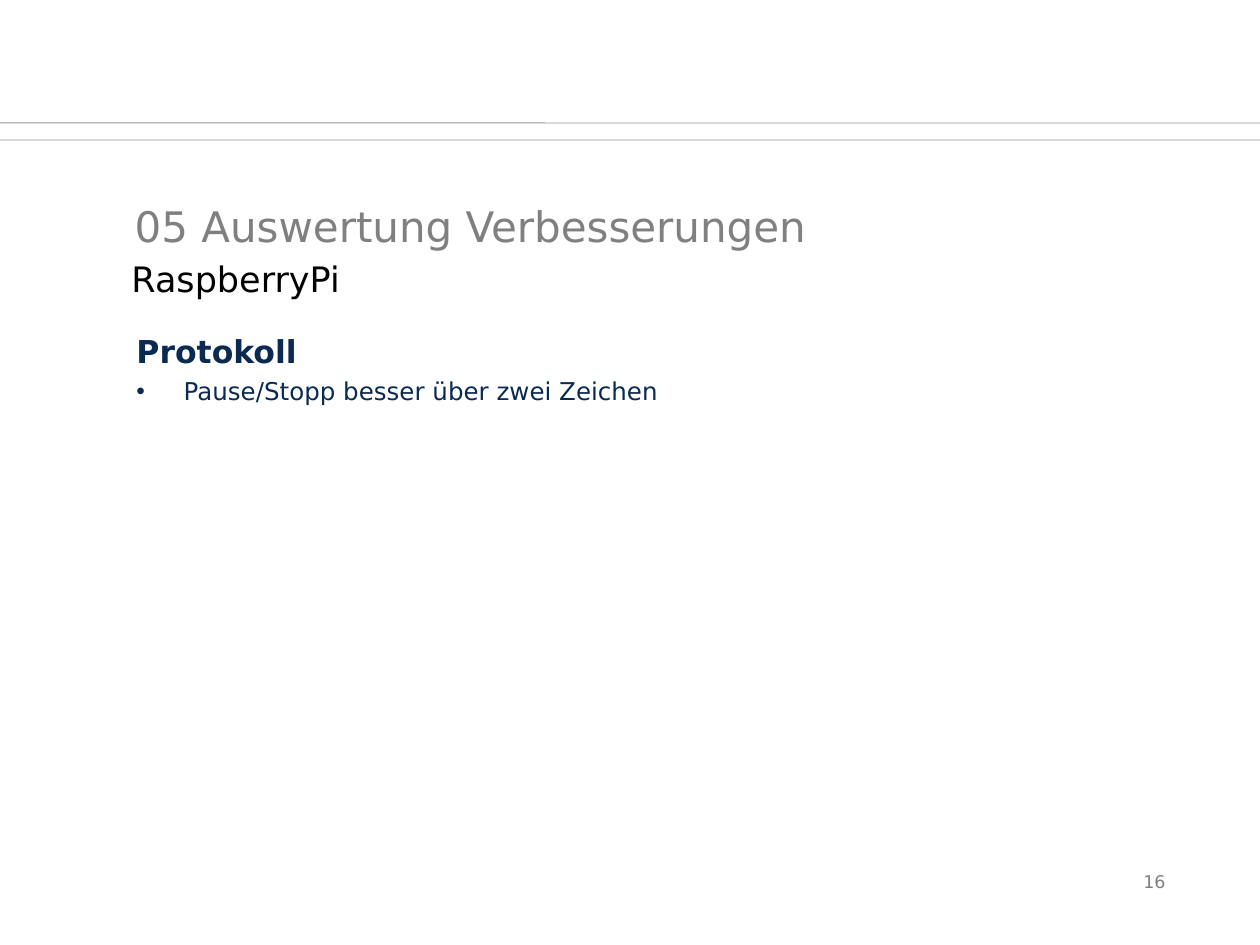
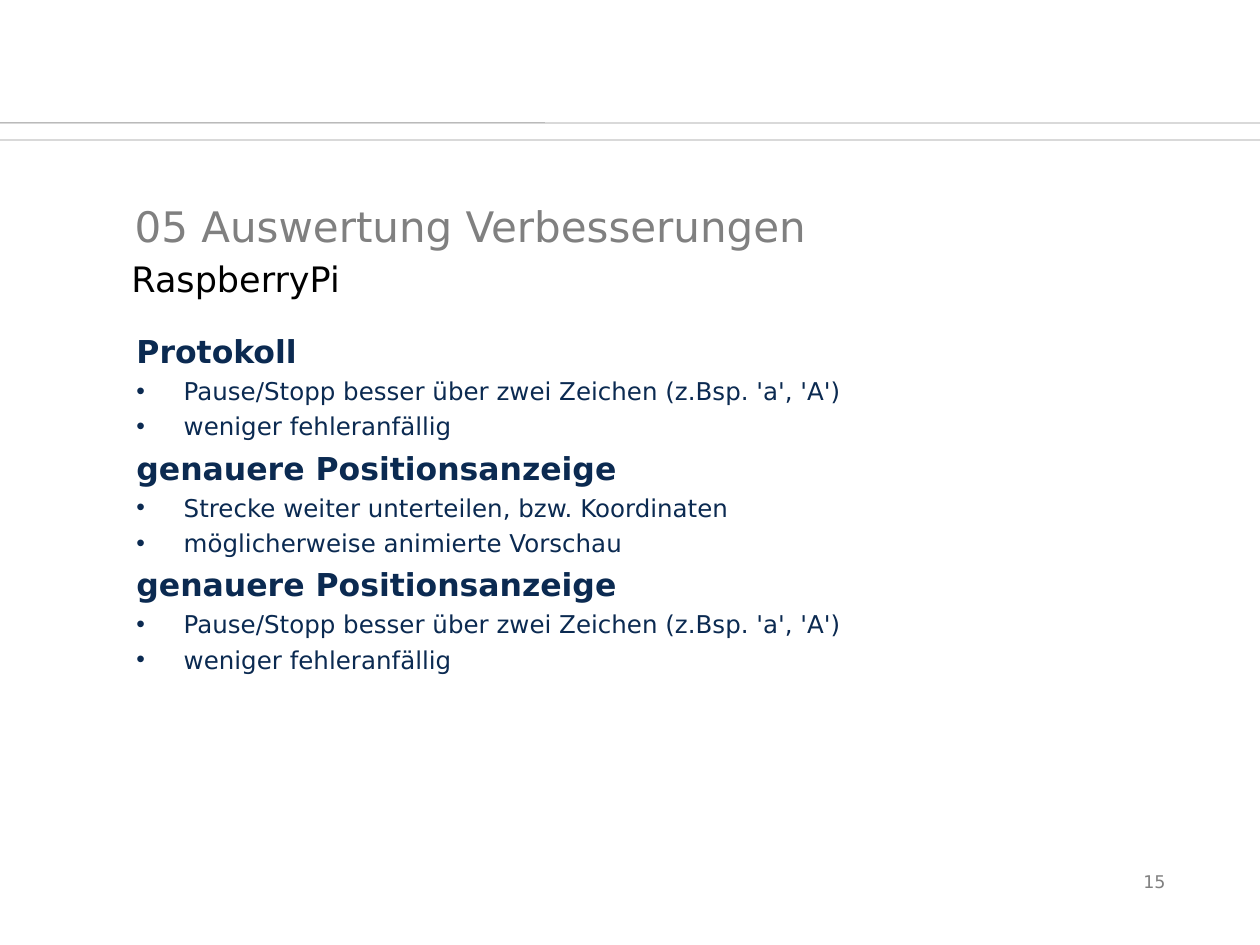
Before and after one commit to SaSteDD/ees_StegStef, a slide deck: slide 15 of präsi/btwf.odp (slide 16 before the commit). Drawn at 1260x945 pixels with LibreOffice and Linux fonts; fonts in the diff are those of the drawing; background and template pictures are left out. Boxes give left, top, right and bottom in pixels: in the first picture for what was removed or moved away, otherwise in the second. Text is boxed around its words. In the diff, an @@ line names an element or a change of style, - is before the commit and + after.

```diff
--- a/präsi/btwf.odp
+++ b/präsi/btwf.odp
@@ text at <box>136,381,840,674</box>: text changed @@
-• Pause/Stopp besser über zwei Zeichen
+• Pause/Stopp besser über zwei Zeichen (z.Bsp. 'a', 'A')
+• weniger fehleranfällig
+genauere Positionsanzeige
+• Strecke weiter unterteilen, bzw. Koordinaten
+• möglicherweise animierte Vorschau
+genauere Positionsanzeige
+• Pause/Stopp besser über zwei Zeichen (z.Bsp. 'a', 'A')
+• weniger fehleranfällig
@@ page number at <box>1143,875,1165,888</box>: text changed @@
-16
+15
```
Also in this commit, not shown: 3 other slides changed, 3 slides added, 3 slides removed, 6 other files.
